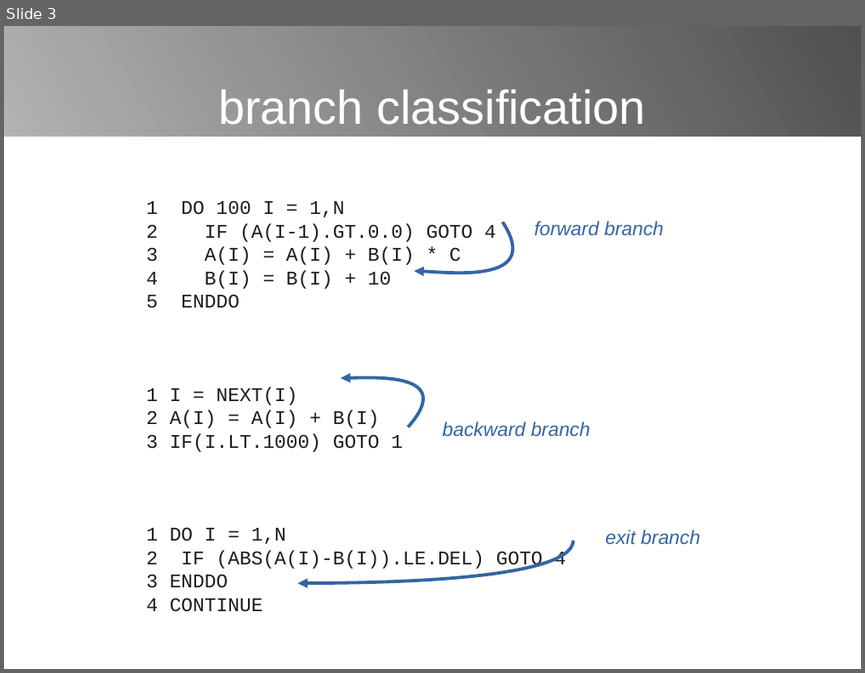
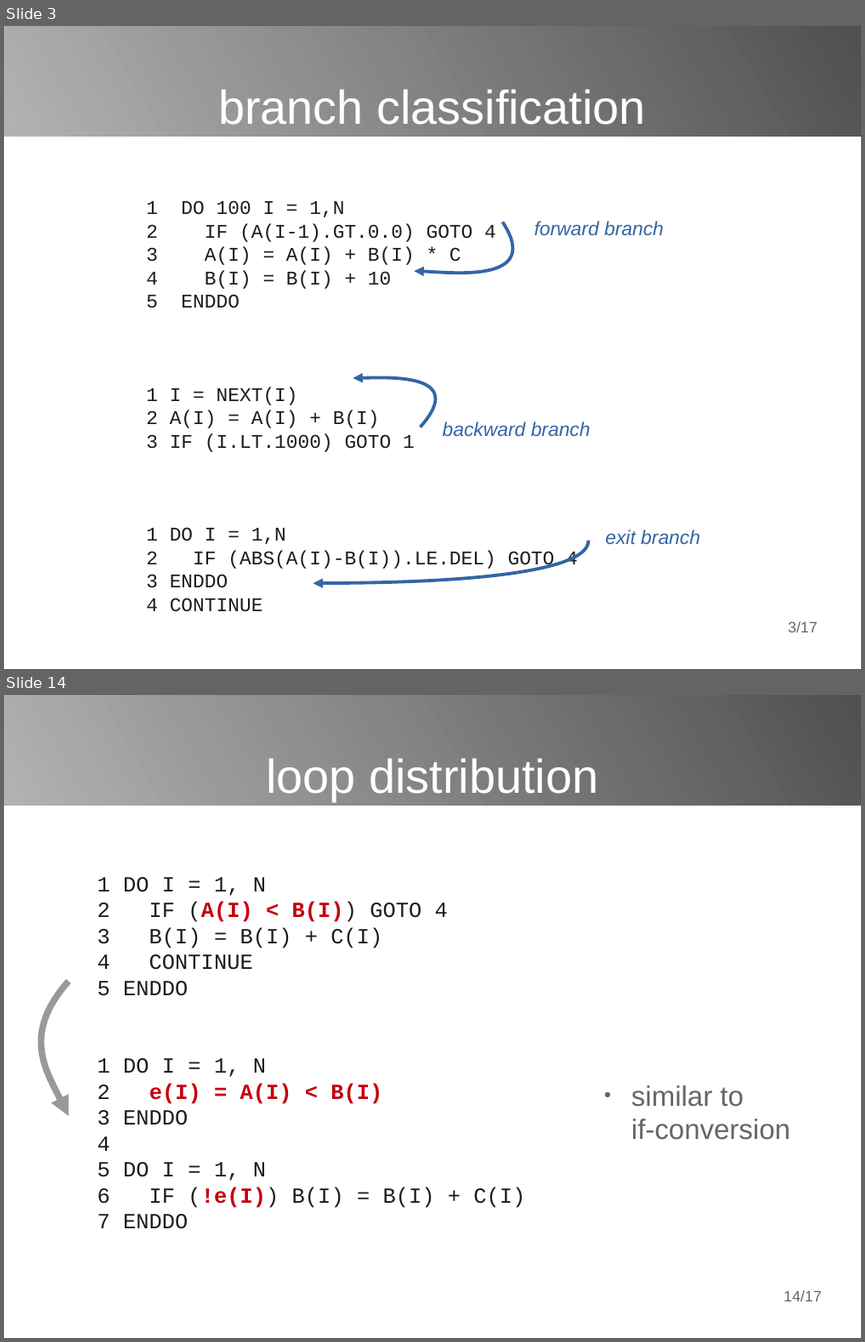
Before and after one commit to poncovka/vype-compiler, a slide deck: presentation/presentation.odp. Shown one above the other, each under a label of ours: slide 3 before the commit, slides 3 and 14 after it; the slides between them are not shown. The pictures are 865x673 and 865x1342 pixels, drawn with LibreOffice and Linux fonts; fonts in the diff are those of the drawing. Boxes give left, top, right and bottom in pixels: in the first picture for what was removed or moved away, otherwise in the second. Text is boxed around its words. In the diff, an @@ line names an element or a change of style, - is before the commit and + after.

```diff
--- a/presentation/presentation.odp
+++ b/presentation/presentation.odp
@@ slide 14 added at bbox=[4, 695, 861, 1338], background #FFFFFF @@
@@ rectangle added at bbox=[4, 695, 861, 805], fill gradient #4C4C4C to #B3B3B3 @@
@@ title added at bbox=[266, 758, 598, 801], 44 pt, text #FFFFFF @@
+loop distribution
@@ text added at bbox=[98, 877, 525, 1229], 20 pt, text #1C1C1C @@
+1 DO I = 1, N
+2 IF (A(I) < B(I)) GOTO 4
+3 B(I) = B(I) + C(I)
+4 CONTINUE
+5 ENDDO
+1 DO I = 1, N
+2 e(I) = A(I) < B(I)
+3 ENDDO
+4
+5 DO I = 1, N
+6 IF (!e(I)) B(I) = B(I) + C(I)
+7 ENDDO
@@ freeform shape added at bbox=[46, 981, 69, 1116], outline #999999 6.01 pt @@
@@ text added at bbox=[631, 1085, 790, 1140], 26 pt, text #666666 @@
+● similar to if-conversion
@@ page number added at bbox=[783, 1290, 821, 1301], 14 pt, text #666666 @@
+14/17
@@ slide 3 changed as well @@
@@ freeform shape: place and size @@
-freeform shape at bbox=[341, 377, 420, 426]
+freeform shape at bbox=[353, 377, 432, 426]
@@ text at bbox=[146, 433, 415, 452]: spaces changed @@
-3 IF(I.LT.1000) GOTO 1
+3 IF (I.LT.1000) GOTO 1
@@ freeform shape: place and size @@
-freeform shape at bbox=[298, 540, 574, 583]
+freeform shape at bbox=[313, 540, 589, 583]
@@ page number added at bbox=[788, 621, 817, 632], 14 pt, text #666666 @@
+3/17
```
Also in this commit, not shown: 3 other slides changed, 11 other slides added, 8 slides removed, 1 other file.
